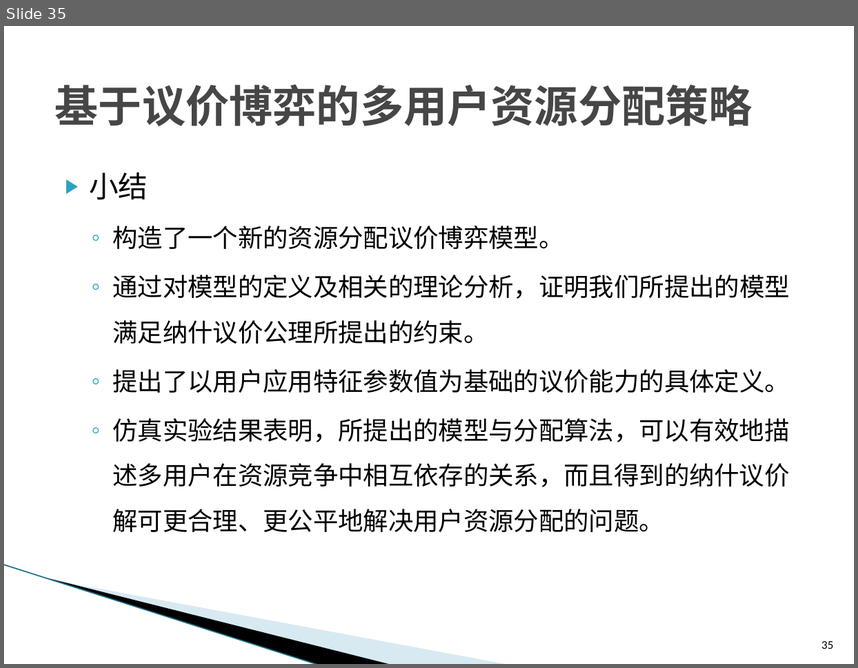
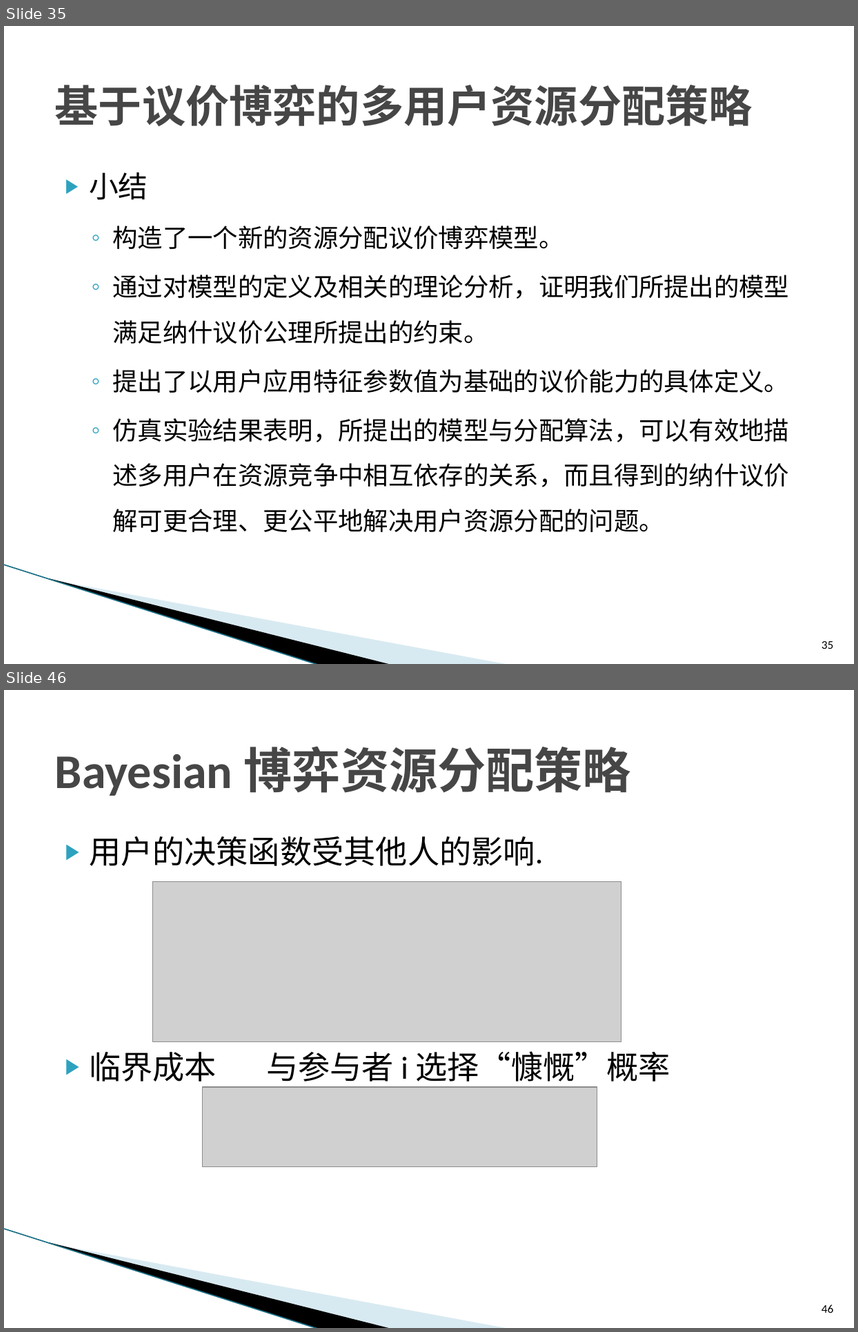
Before and after one commit to ZhiweiYAN/yzw_thesis, a slide deck: defense_phd.pptx. Shown one above the other, each under a label of ours: slide 35 before the commit, slides 35 and 46 after it; the slides between them are not shown. The pictures are 858x668 and 858x1332 pixels, drawn with LibreOffice and Linux fonts; fonts in the diff are those of the drawing; grey boxes stand for pictures; background and template pictures are left out. Boxes give left, top, right and bottom in pixels: in the first picture for what was removed or moved away, otherwise in the second. Text is boxed around its words. In the diff, an @@ line names an element or a change of style, - is before the commit and + after.

Commit message:
bayesian end

```diff
--- a/defense_phd.pptx
+++ b/defense_phd.pptx
@@ slide 46 added at [4, 690, 854, 1328], background #FFFFFF; not listed: 3 template elements that a slide beside it also shows @@
@@ title added at [55, 746, 631, 796], 41 pt, text #464646, bold @@
+Bayesian 博弈资源分配策略
@@ text added at [89, 836, 671, 1087], 27 pt, text #000000 @@
+▶ 用户的决策函数受其他人的影响.
+▶ 临界成本 与参与者 i 选择“慷慨”概率
@@ picture added at [153, 881, 621, 1042] @@
@@ picture added at [202, 1087, 597, 1167] @@
@@ page number added at [822, 1304, 833, 1312], 10 pt, text #000000 @@
+46
```
Also in this commit, not shown: 5 slides changed, 20 other slides added.
